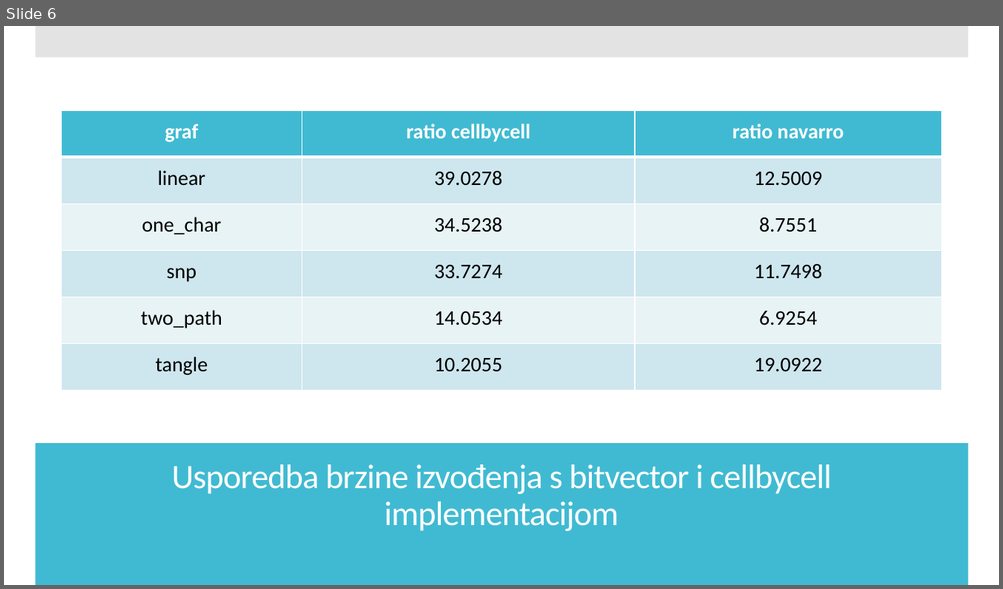
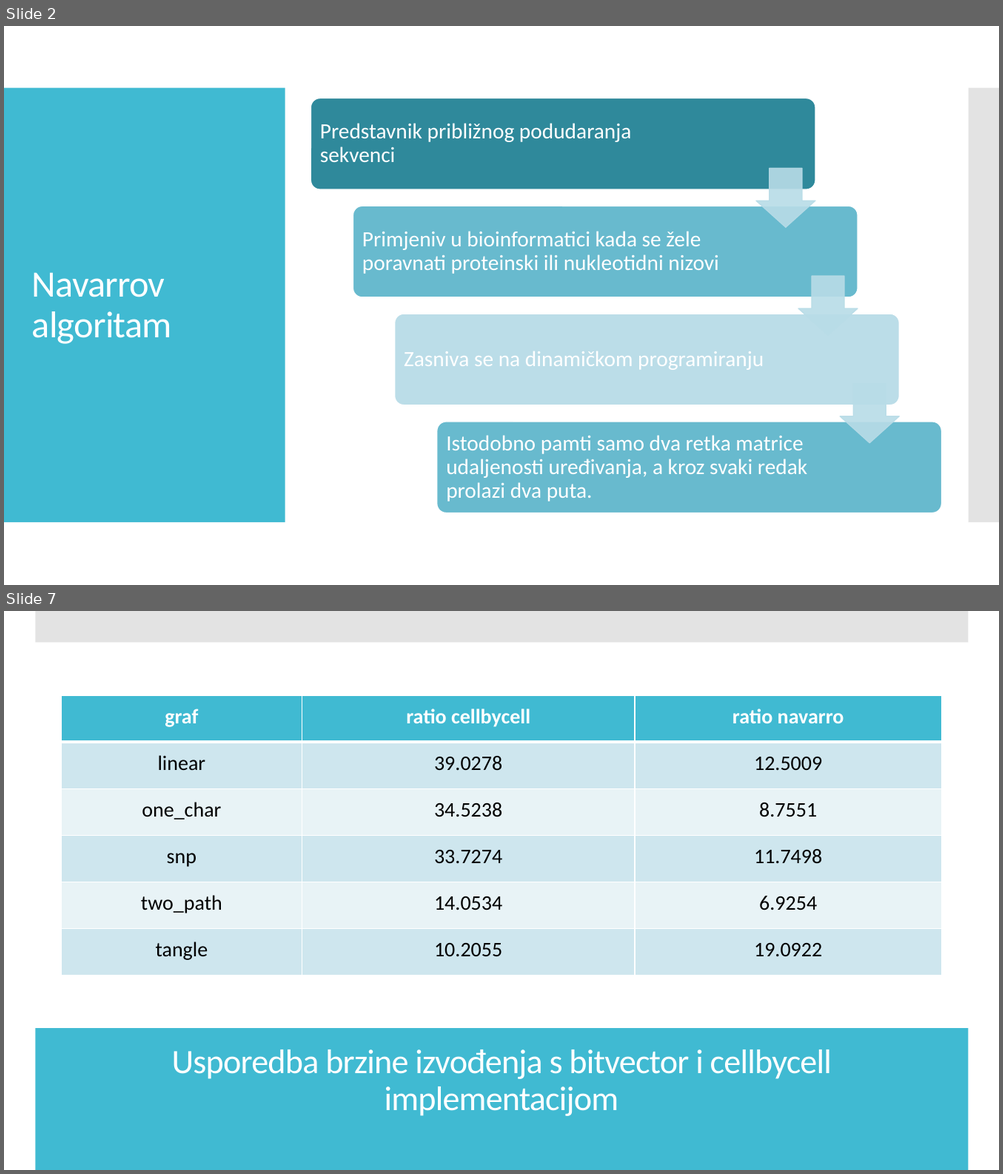
Before and after one commit to ZerocksX/FERBioinformaticsNavarro, a slide deck: dokumentacija/Prezentacija_BioInf_Navarro.pptx. Shown one above the other, each under a label of ours: slide 6 before the commit, slides 2 and 7 after it; the slides between them are not shown. The pictures are 1003x589 and 1003x1174 pixels, drawn with LibreOffice and Linux fonts; fonts in the diff are those of the drawing. Boxes give left, top, right and bottom in pixels: in the first picture for what was removed or moved away, otherwise in the second. Text is boxed around its words. In the diff, an @@ line names an element or a change of style, - is before the commit and + after.

```diff
--- a/dokumentacija/Prezentacija_BioInf_Navarro.pptx
+++ b/dokumentacija/Prezentacija_BioInf_Navarro.pptx
@@ slide 2 added at [4, 26, 999, 585], background #FFFFFF; not listed: 2 template elements that a slide beside it also shows @@
@@ title added at [32, 272, 172, 344], 36 pt, text #FFFFFF @@
+Navarrov algoritam
@@ group added at [310, 99, 941, 513]: 4 rounded rectangles, 4 texts, 3 down arrows @@
+Predstavnik približnog podudaranja sekvenci
+Primjeniv u bioinformatici kada se žele poravnati proteinski ili nukleotidni nizovi
+Zasniva se na dinamičkom programiranju
+Istodobno pamti samo dva retka matrice udaljenosti uređivanja, a kroz svaki redak prolazi dva puta.
@@ what was slide 6 is now slide 7 @@
```
Also in this commit, not shown: 4 slides changed, 1 other slide added, 1 other file.
